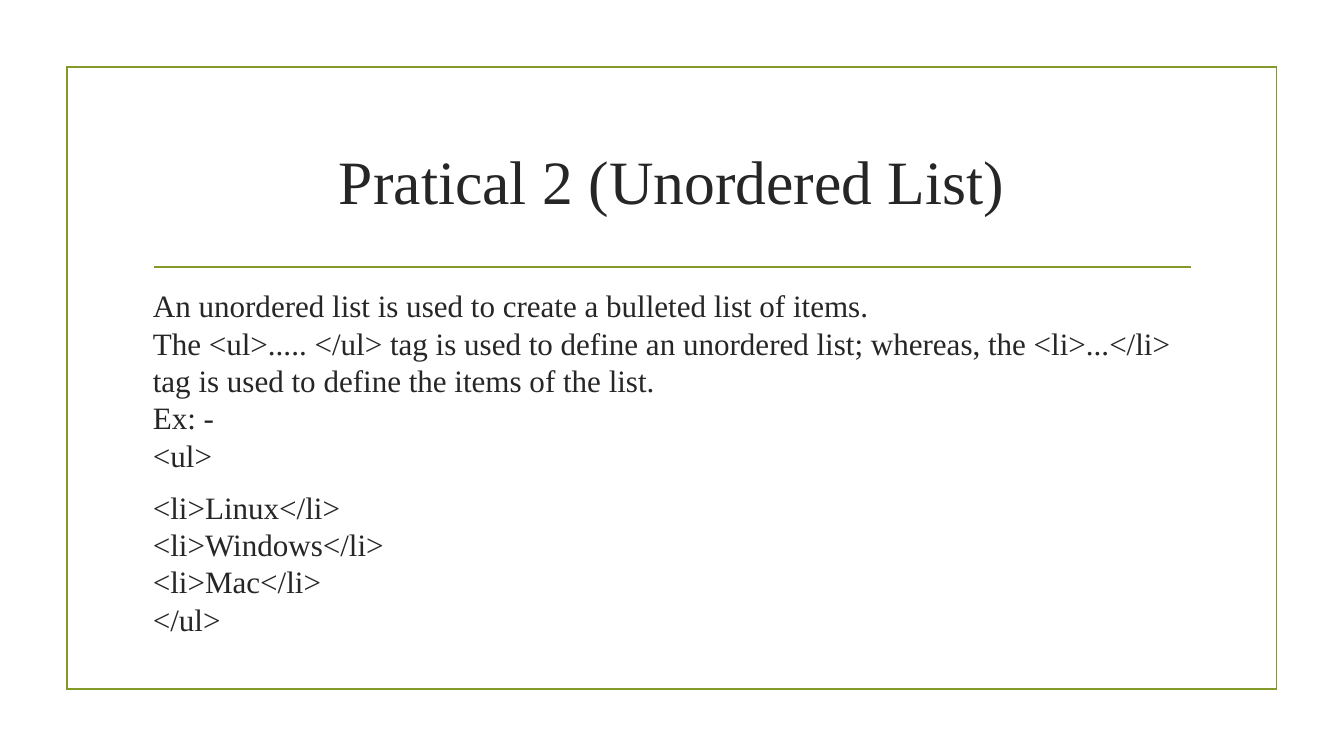
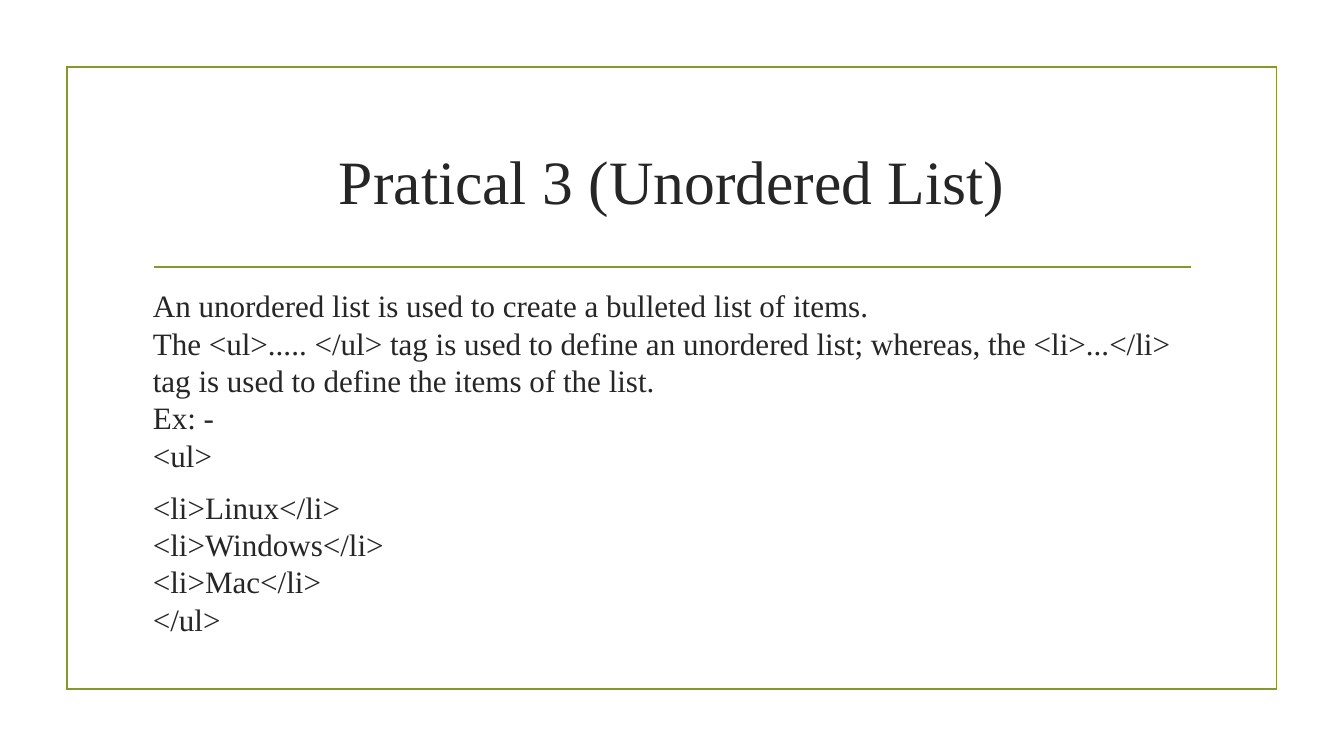
Before and after one commit to sagarshrestha81/FED, a slide deck: slide 17 of HTML.pptx. Drawn at 1344x756 pixels with LibreOffice and Linux fonts; fonts in the diff are those of the drawing; background and template pictures are left out. Boxes give left, top, right and bottom in pixels: in the first picture for what was removed or moved away, otherwise in the second. Text is boxed around its words. In the diff, an @@ line names an element or a change of style, - is before the commit and + after.

```diff
--- a/HTML.pptx
+++ b/HTML.pptx
@@ title at (339, 161, 1004, 216): text changed @@
-Pratical 2 (Unordered List)
+Pratical 3 (Unordered List)
```
Also in this commit, not shown: 5 other slides changed, 10 slides added, 1 other file.
